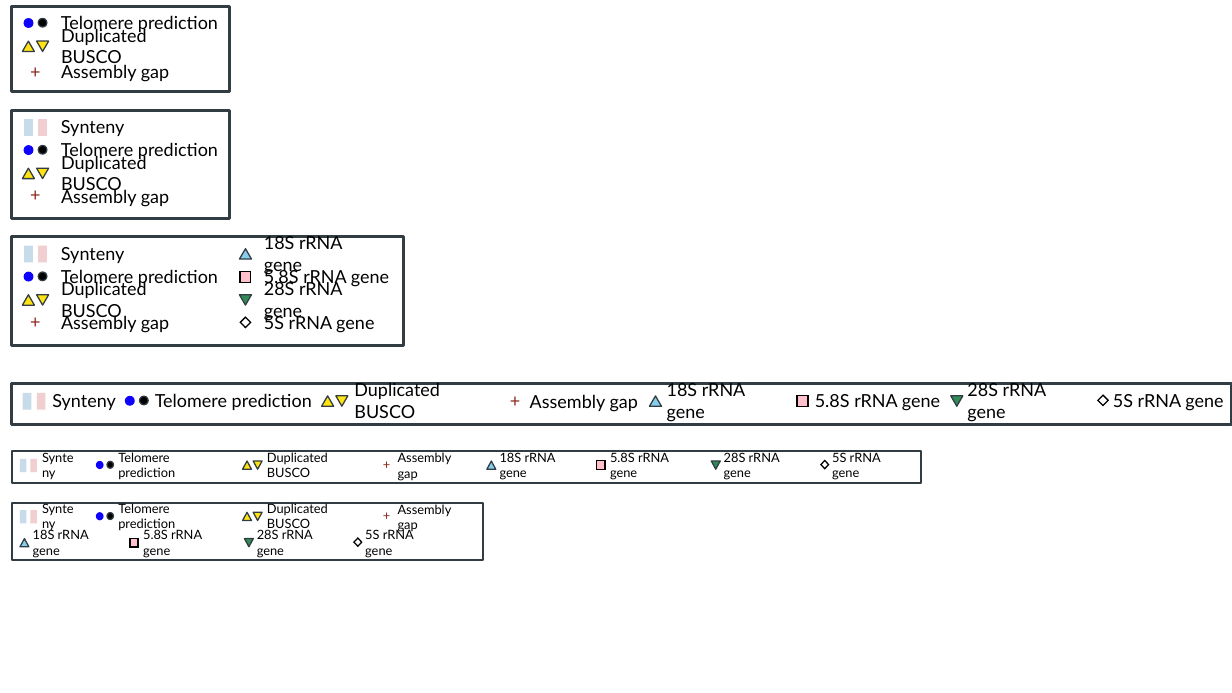
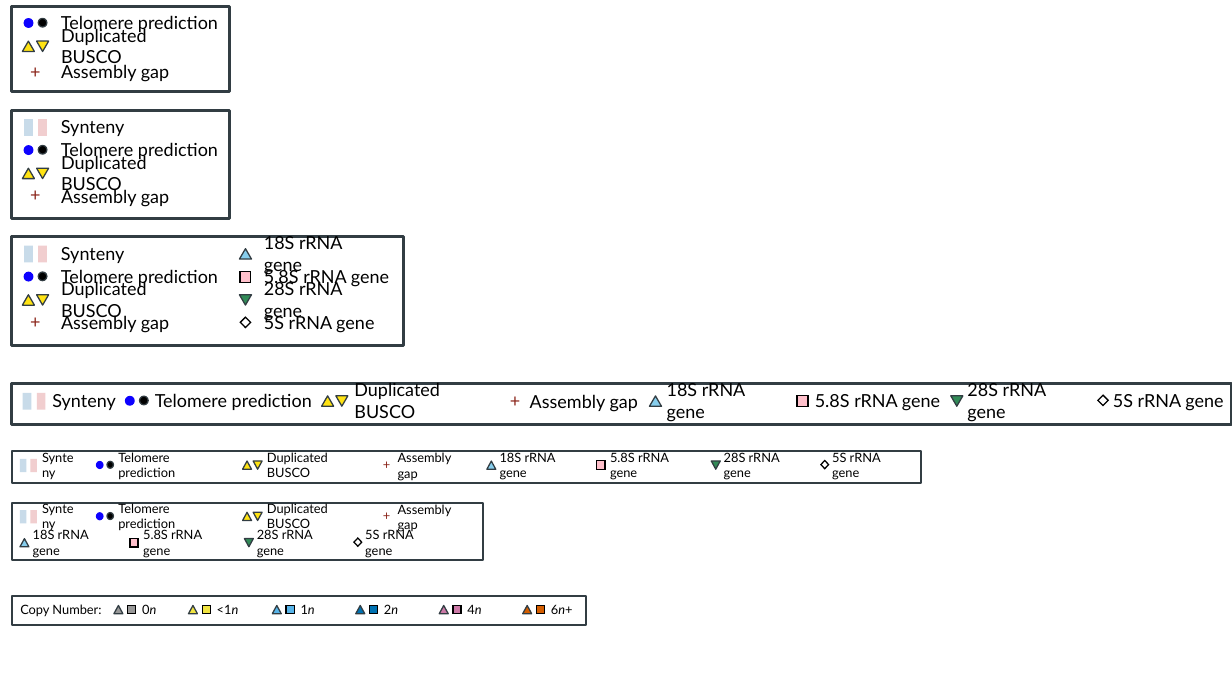
Before and after one commit to slimsuite/chromsyn, a slide deck: slide 1 of chromsyn_key.pptx. Drawn at 1232x693 pixels with LibreOffice and Linux fonts; fonts in the diff are those of the drawing. Boxes give left, top, right and bottom in pixels: in the first picture for what was removed or moved away, otherwise in the second. Text is boxed around its words. In the diff, an @@ line names an element or a change of style, - is before the commit and + after.

```diff
--- a/chromsyn_key.pptx
+++ b/chromsyn_key.pptx
@@ rectangle added at (12,596,587,625), fill #FFFFFF, outline #323D43 1.5 pt @@
@@ text added at (20,604,101,617), 10 pt, text #000000 @@
+Copy Number:
@@ triangle added at (114,605,123,614), fill #999999, outline #323D43 1 pt @@
@@ rectangle added at (128,605,136,614), fill #999999, outline #000000 1 pt @@
@@ text added at (142,604,156,614), 10 pt, text #000000 @@
+0n
@@ triangle added at (189,605,198,614), fill #F1E441, outline #323D43 1 pt @@
@@ rectangle added at (202,605,211,614), fill #F1E441, outline #000000 1 pt @@
@@ text added at (217,605,239,614), 10 pt, text #000000 @@
+<1n
@@ triangle added at (273,605,282,614), fill #57B4E9, outline #323D43 1 pt @@
@@ rectangle added at (287,605,295,614), fill #57B4E9, outline #000000 1 pt @@
@@ text added at (301,604,315,614), 10 pt, text #000000 @@
+1n
@@ triangle added at (356,605,365,614), fill #0072B2, outline #323D43 1 pt @@
@@ rectangle added at (370,605,378,614), fill #0072B2, outline #000000 1 pt @@
@@ text added at (384,604,398,614), 10 pt, text #000000 @@
+2n
@@ triangle added at (439,605,448,614), fill #CC79A7, outline #323D43 1 pt @@
@@ rectangle added at (453,605,461,614), fill #CC79A7, outline #000000 1 pt @@
@@ text added at (467,604,481,614), 10 pt, text #000000 @@
+4n
@@ triangle added at (523,605,532,614), fill #D55E00, outline #323D43 1 pt @@
@@ rectangle added at (537,605,545,614), fill #D55E00, outline #000000 1 pt @@
@@ text added at (551,604,573,614), 10 pt, text #000000 @@
+6n+
```
Also in this commit, not shown: 3 other files.
